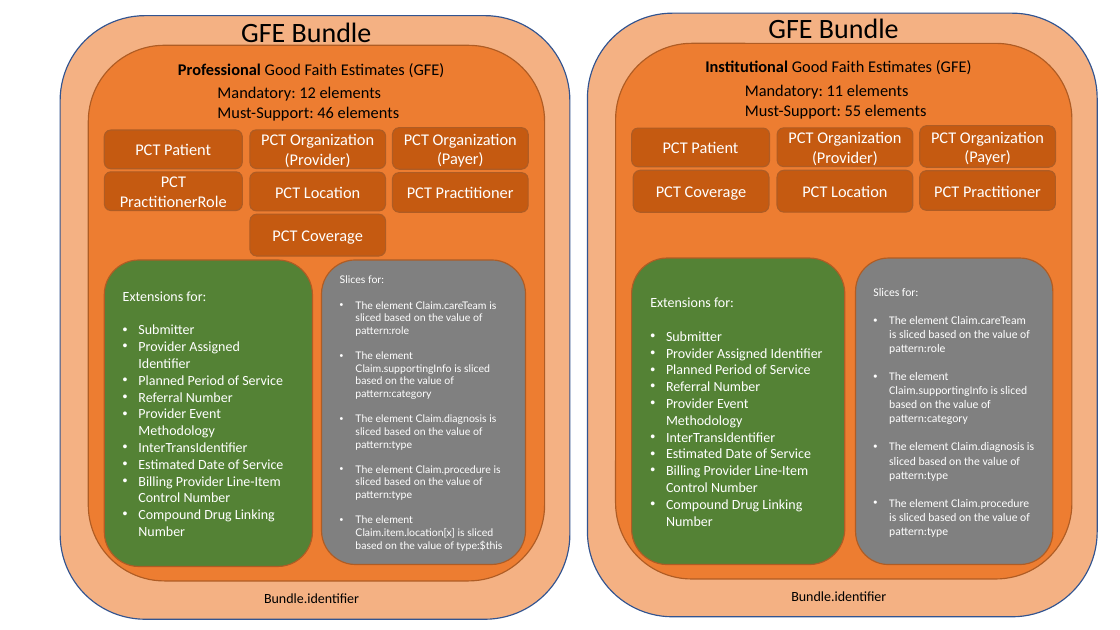
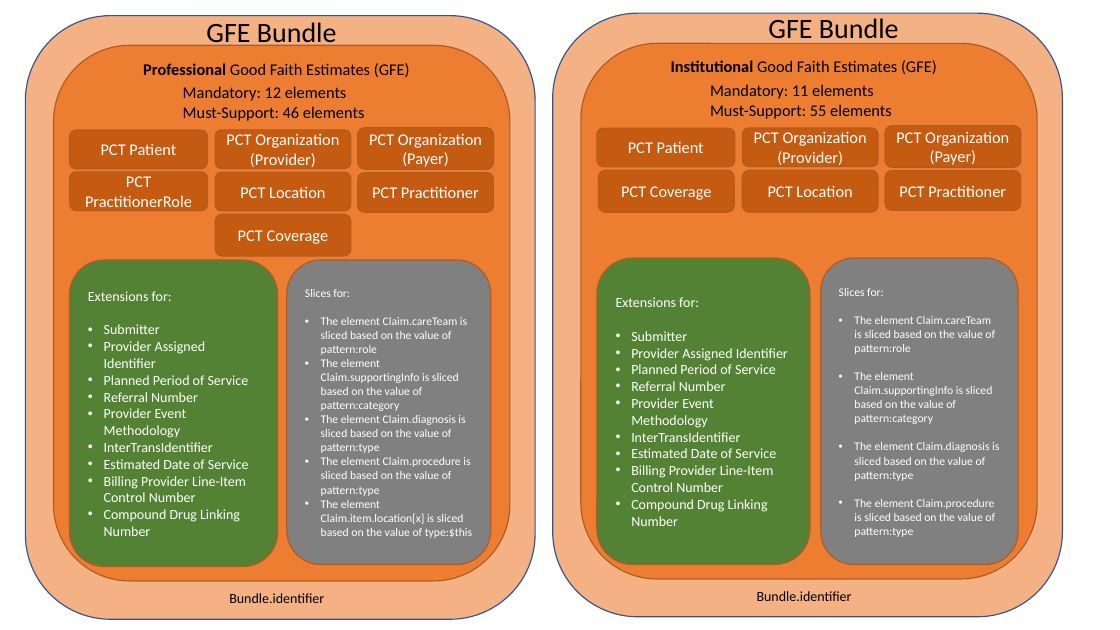
Before and after one commit to HL7/davinci-pct, a slide deck: slide 1 of input/images/GFE_Bundle.pptx. Drawn at 1120x630 pixels with LibreOffice and Linux fonts; fonts in the diff are those of the drawing. Boxes give left, top, right and bottom in pixels: in the first picture for what was removed or moved away, otherwise in the second. Text is boxed around its words. In the diff, an @@ line names an element or a change of style, - is before the commit and + after.

Commit message:
more clean-up bundle font

```diff
--- a/input/images/GFE_Bundle.pptx
+++ b/input/images/GFE_Bundle.pptx
@@ 21 rounded rectangles, 5 texts, 2 rectangles: place and size @@
-21 rounded rectangles, 5 texts, 2 rectangles at box(60, 13, 1097, 620)
+21 rounded rectangles, 5 texts, 2 rectangles at box(25, 13, 1063, 620)
@@ rounded rectangle "Slices for:" at box(287, 260, 491, 565): size 9 to 10 pt, font Lato to Calibri @@
```
Also in this commit, not shown: 1 other file.
